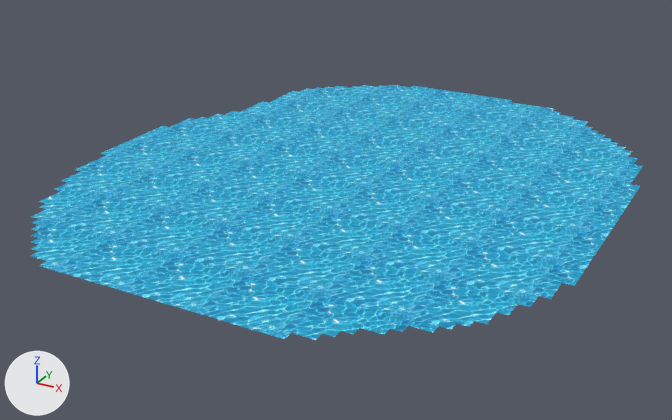
The OBJ model cg1/resources/meshes/waterSurface.obj: old version first, new version second.
One viewpoint serves both versions: a camera (50 mm lens) standing at (17.9, -34.4, 14.0) and looking at (-0.4, -1.0, -2.6). Arrows for +X, +Y and +Z are at lower left; the lights stay in place. Where no turn or scale is listed for an object, it has been applied to the vertices.

In view in the first picture: 'Water_Plane.001'.
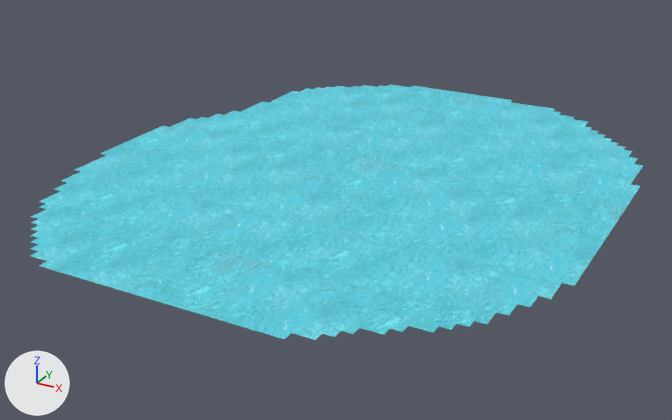
What changed in the scene script:
```text
Add img_water_diffuse_jpg:
    img_water_diffuse_jpg = load_image('water_DIFFUSE.jpg', '../textures/water_DIFFUSE.jpg', 1200, 900, 'sRGB')
Change mat_none:
    mat_none.texture: img_water_texture_tga -> img_water_diffuse_jpg
Change me_water_plane_001:
    where me_water_plane_001.from_pydata(...)  # 3011 vertices, 2892 faces; spans x -11.5..11.5, y -13.6..13.6, z -1.0
    used by ob_water_plane_001; location = (0.0, 0.0, 0.0)
    me_water_plane_001 part 1: texture (UV) coordinates of 2892 of 2892 faces, centred in x -11.3..11.3, y -13.4..13.4, z -1.0, changed; they spanned u -3.98..4.98, v -3.36..4.2 and now span u -0.72..1.72, v -0.61..1.45
```

Location of each change, [x1, y1, x2, y2] in pixels of the pictures (672 x 420 px):
'Water_Plane.001', surface changed
    both: [30, 84, 643, 340]
